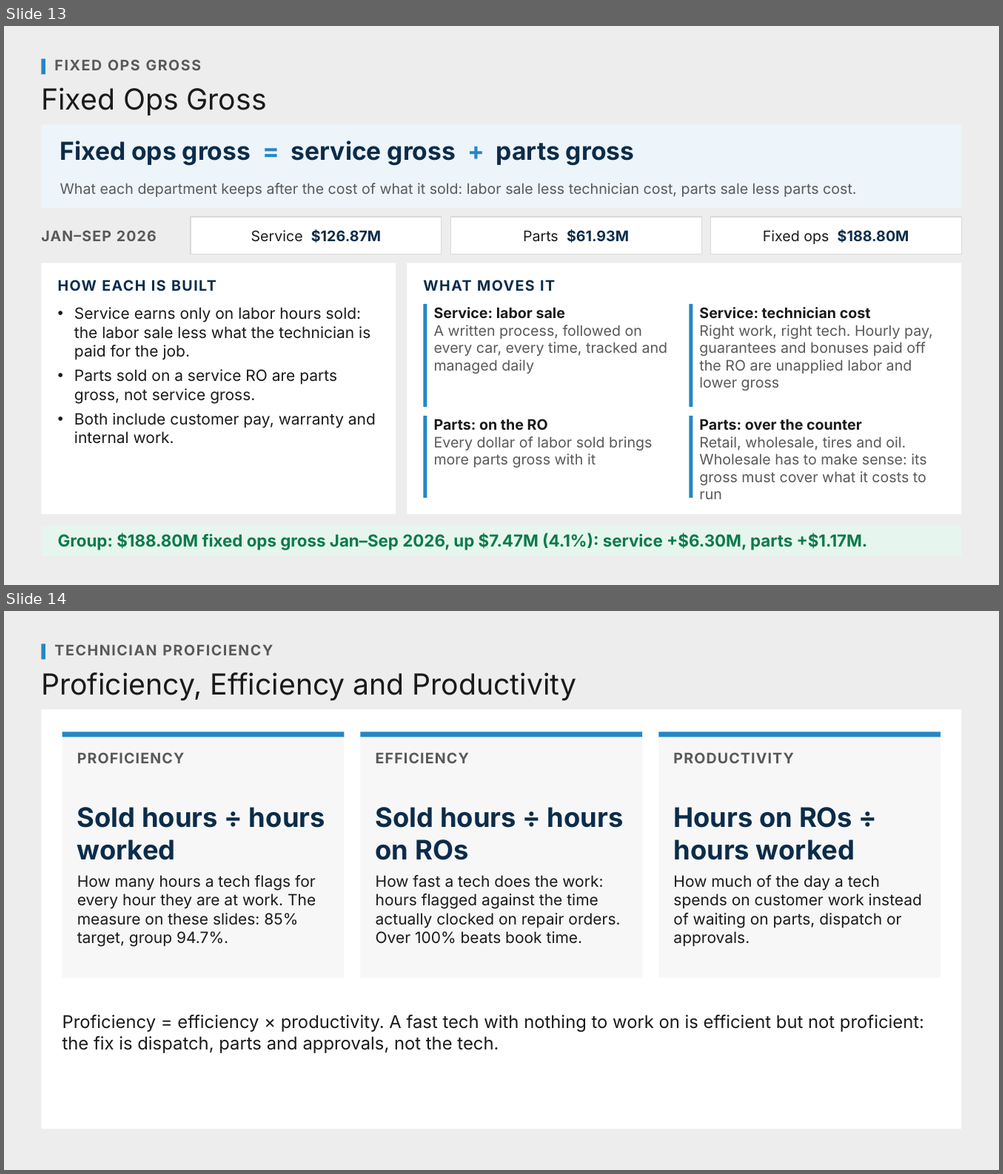
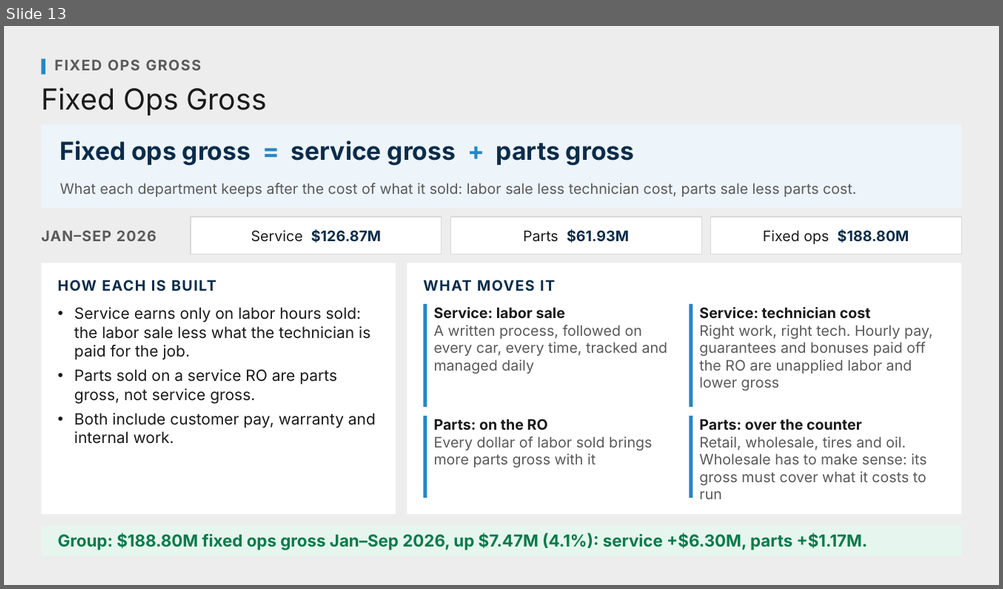
Before and after one commit to Ndresner/Noah, a slide deck: day2-deck/decks/Metric Explainers - Review.pptx. Shown one above the other, each under a label of ours: slides 13 and 14 before the commit, slide 13 after it. The pictures are 1003x1174 and 1003x589 pixels, drawn with LibreOffice and Linux fonts; fonts in the diff are those of the drawing. Boxes give left, top, right and bottom in pixels: in the first picture for what was removed or moved away, otherwise in the second. Text is boxed around its words. In the diff, an @@ line names an element or a change of style, - is before the commit and + after.

```diff
--- a/day2-deck/decks/Metric Explainers - Review.pptx
+++ b/day2-deck/decks/Metric Explainers - Review.pptx
@@ slide 14 removed at (4,611,999,1170), background #EDEDED @@
@@ rectangle removed at (41,644,45,660) @@
@@ text removed at (54,644,273,655) @@
-TECHNICIAN PROFICIENCY
@@ text removed at (41,672,576,701) @@
-Proficiency, Efficiency and Productivity
@@ rectangle removed at (41,709,962,1130) @@
@@ rectangle removed at (62,732,344,978) @@
@@ rectangle removed at (62,732,344,737) @@
@@ rectangle removed at (361,732,643,978) @@
@@ rectangle removed at (361,732,643,737) @@
@@ rectangle removed at (658,732,940,978) @@
@@ rectangle removed at (658,732,940,737) @@
@@ text removed at (77,752,185,763) @@
-PROFICIENCY
@@ text removed at (375,752,469,763) @@
-EFFICIENCY
@@ text removed at (673,752,793,763) @@
-PRODUCTIVITY
@@ text removed at (77,807,325,860) @@
-Sold hours ÷ hours worked
@@ text removed at (375,807,623,860) @@
-Sold hours ÷ hours on ROs
@@ text removed at (673,807,854,860) @@
-Hours on ROs ÷ hours worked
@@ text removed at (77,875,316,947) @@
-How many hours a tech flags for every hour they are at work. The measure on these slides: 85% target, group 94.7%.
@@ text removed at (375,875,620,944) @@
-How fast a tech does the work: hours flagged against the time actually clocked on repair orders. Over 100% beats book time.
@@ text removed at (673,875,922,947) @@
-How much of the day a tech spends on customer work instead of waiting on parts, dispatch or approvals.
@@ text removed at (62,1015,924,1054) @@
-Proficiency = efficiency × productivity. A fast tech with nothing to work on is efficient but not proficient: the fix is dispatch, parts and approvals, not the tech.
```
Also in this commit, not shown: 1 slide added, 5 other files.
